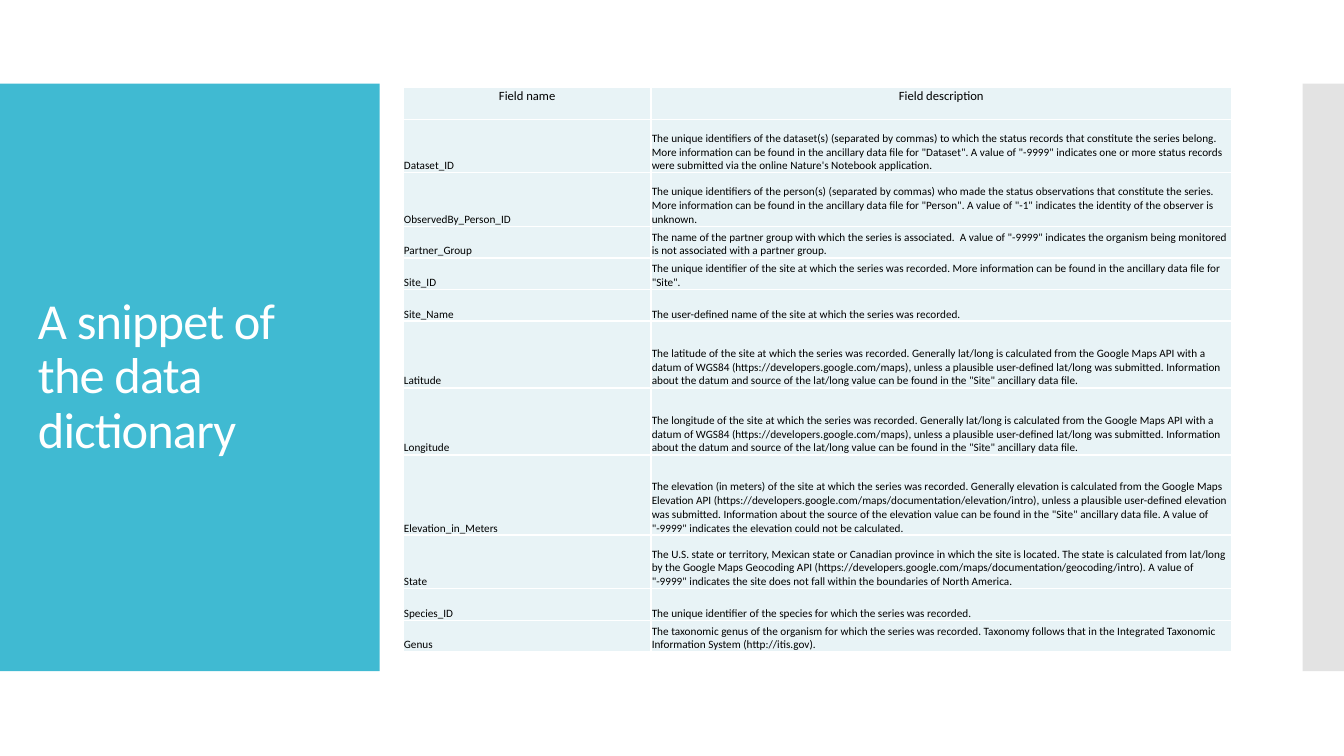
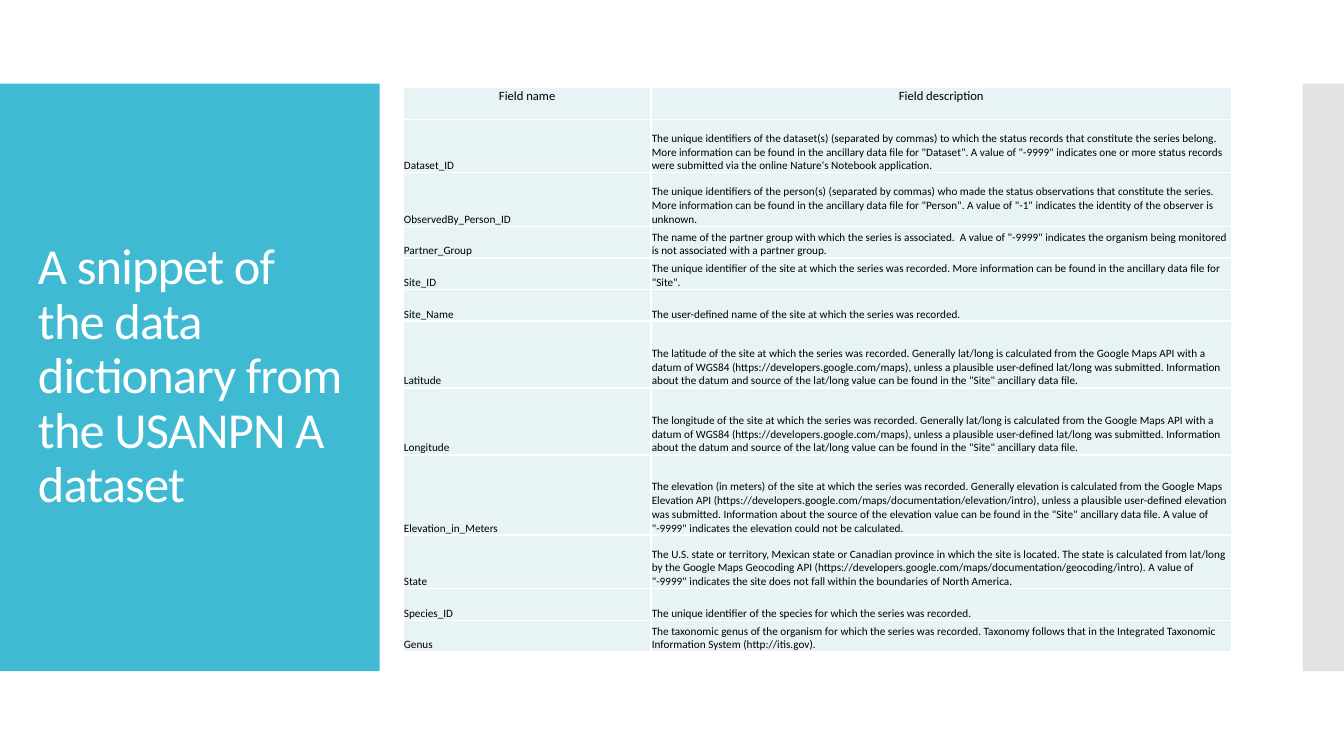
Before and after one commit to tzucker02/presentation4699w5, a slide deck: slide 3 of usanpn dataset presentation for dx699 week 5.pptx. Drawn at 1344x756 pixels with LibreOffice and Linux fonts; fonts in the diff are those of the drawing. Boxes give left, top, right and bottom in pixels: in the first picture for what was removed or moved away, otherwise in the second. Text is boxed around its words. In the diff, an @@ line names an element or a change of style, - is before the commit and + after.

```diff
--- a/usanpn dataset presentation for dx699 week 5.pptx
+++ b/usanpn dataset presentation for dx699 week 5.pptx
@@ title at box(38, 249, 342, 503): text changed @@
-A snippet of the data dictionary
+A snippet of the data dictionary from the USANPN A dataset
```
Also in this commit, not shown: 6 other slides changed, 4 slides added.
